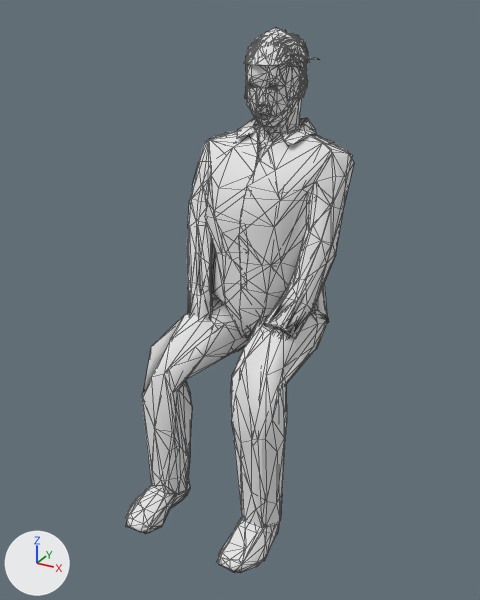
The glTF model assets/actors/crowd/fan17.glb, before and after one commit.
Camera for both pictures: a 50 mm lens placed at (0.857, -1.534, 1.412), pointed at (-0.002, 0.028, 0.631). Arrows for +X, +Y and +Z are at lower left; the lights stay in place. The older version comes first. Both versions are drawn at frame 0 of the action 'fan17|idle_sway'; the numbers are the values there. Mesh edges are drawn as thin lines.

Names of what the first picture shows: 'fan17', 'fan17_lod1'.
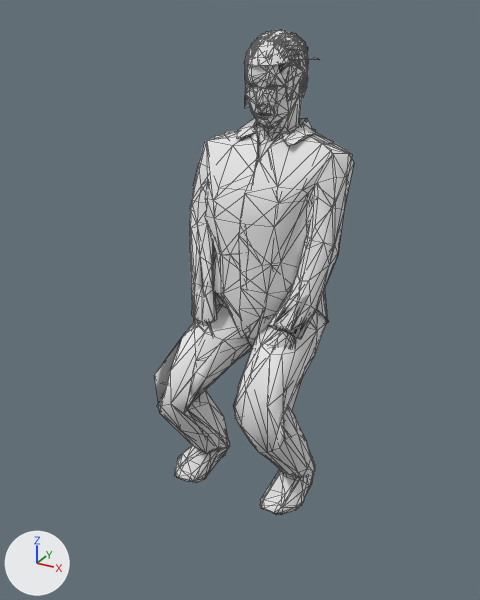
Changed parts and their boxes (x1, y1, x2, y2) in the pictures (480 x 600 px):
'fan17', posed (12% narrower, 11% shorter): before (126, 30, 354, 573); after (154, 30, 354, 515)
'fan17_lod1', posed (14% narrower, 13% shorter): before (126, 28, 352, 573); after (157, 39, 352, 514)
bone 'upperleg01.L', root to tip: before (303, 323) to (295, 334); after (303, 323) to (295, 339)
bone 'lowerleg01.L', root to tip: before (255, 390) to (258, 455); after (257, 416) to (279, 443)
bone 'foot.L', root to tip: before (262, 514) to (240, 553); after (298, 466) to (280, 498)
bone 'upperleg01.R', root to tip: before (239, 309) to (227, 318); after (239, 309) to (228, 322)
bone 'lowerleg01.R', root to tip: before (165, 364) to (169, 426); after (170, 389) to (194, 416)
bone 'foot.R', root to tip: before (173, 480) to (148, 515); after (215, 438) to (194, 468)
bone 'upperarm01.R', root to tip: before (220, 157) to (214, 180); after (220, 157) to (215, 180)

The change, as a list of edits to the scene's bpy script:
```text
Change bone_upperleg01_l:
    where bone_upperleg01_l = bpy.data.objects['Human.rig.017'].pose.bones['upperleg01.L']  # child of 'pelvis.L'
    bone_upperleg01_l.rotation_quaternion: (0.798, -0.591, 0.0, -0.119) -> (0.865, -0.494, 0.0, -0.089)  # degrees (-72, -8, -11) -> degrees (-59, -5, -9)
Change bone_lowerleg01_l:
    where bone_lowerleg01_l = bpy.data.objects['Human.rig.017'].pose.bones['lowerleg01.L']  # child of 'upperleg02.L'
    bone_lowerleg01_l.rotation_quaternion: (0.742, 0.669, -0.026, 0.04) -> (0.614, 0.789, -0.01, 0.018)  # degrees (84, -5, 1) -> degrees (104, -2, 0)
Change bone_foot_l:
    where bone_foot_l = bpy.data.objects['Human.rig.017'].pose.bones['foot.L']  # child of 'lowerleg02.L'
    bone_foot_l.rotation_quaternion: (0.995, -0.099, 0.005, 0.007) -> (0.922, -0.383, 0.005, 0.047)  # degrees (-11, 1, 1) -> degrees (-45, 3, 5)
Change bone_upperleg01_r:
    where bone_upperleg01_r = bpy.data.objects['Human.rig.017'].pose.bones['upperleg01.R']  # child of 'pelvis.R'
    bone_upperleg01_r.rotation_quaternion: (0.798, -0.591, 0.0, 0.119) -> (0.865, -0.494, 0.0, 0.089)  # degrees (-72, 8, 11) -> degrees (-59, 5, 9)
Change bone_lowerleg01_r:
    where bone_lowerleg01_r = bpy.data.objects['Human.rig.017'].pose.bones['lowerleg01.R']  # child of 'upperleg02.R'
    bone_lowerleg01_r.rotation_quaternion: (0.742, 0.669, 0.026, -0.04) -> (0.614, 0.789, 0.01, -0.018)  # degrees (84, 5, -1) -> degrees (104, 2, 0)
Change bone_foot_r:
    where bone_foot_r = bpy.data.objects['Human.rig.017'].pose.bones['foot.R']  # child of 'lowerleg02.R'
    bone_foot_r.rotation_quaternion: (0.995, -0.099, -0.005, -0.007) -> (0.922, -0.383, -0.005, -0.047)  # degrees (-11, -1, -1) -> degrees (-45, -3, -5)
Change bone_upperarm01_l:
    where bone_upperarm01_l = bpy.data.objects['Human.rig.017'].pose.bones['upperarm01.L']  # child of 'shoulder01.L'
    bone_upperarm01_l.rotation_quaternion: (0.944, -0.027, 0.075, -0.319) -> (0.944, -0.061, 0.076, -0.317)  # degrees (-6, 7, -38) -> degrees (-9, 6, -38)
Change bone_upperarm01_r:
    where bone_upperarm01_r = bpy.data.objects['Human.rig.017'].pose.bones['upperarm01.R']  # child of 'shoulder01.R'
    bone_upperarm01_r.rotation_quaternion: (0.943, -0.04, -0.075, 0.321) -> (0.942, -0.072, -0.075, 0.318)  # degrees (-7, -7, 38) -> degrees (-11, -6, 38)
```
